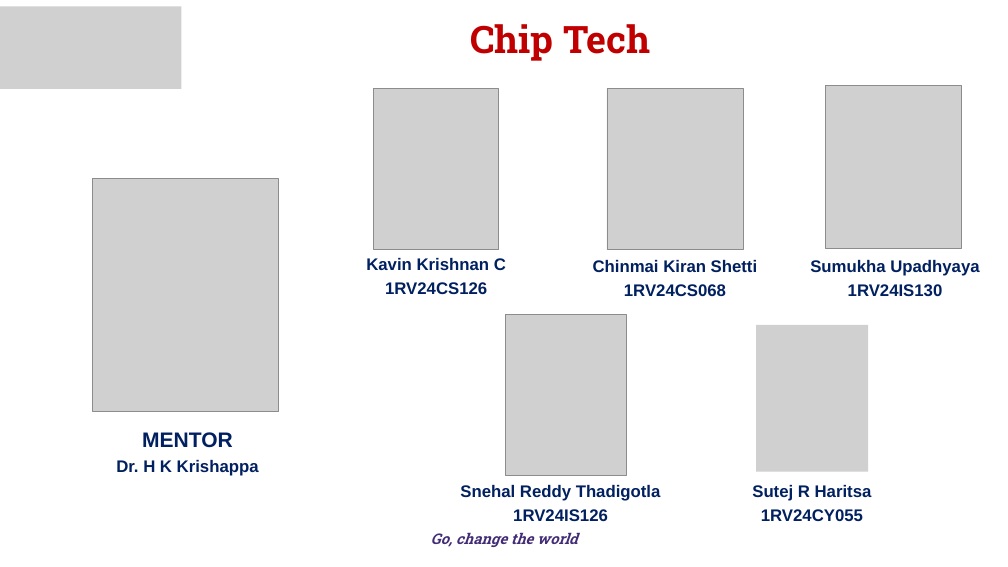
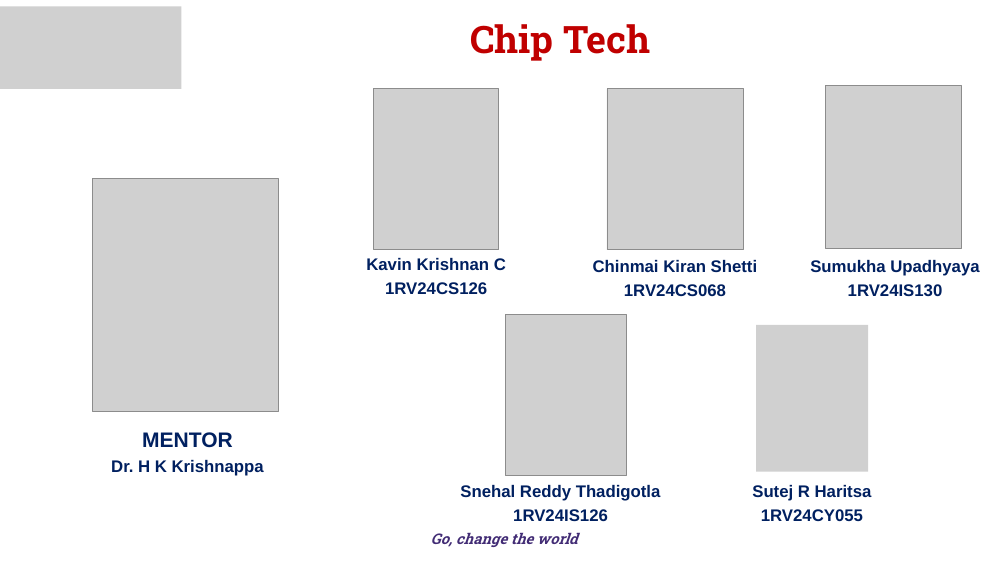
Before and after one commit to overclocked-2124/ChipCheck, a slide deck: slide 2 of docs/presentation/AI-Driven Adaptive Physical Testing for Embedded Systems - Phase 2.pptx. Drawn at 1008x567 pixels with LibreOffice and Linux fonts; fonts in the diff are those of the drawing; grey boxes stand for pictures; background and template pictures are left out. Boxes give left, top, right and bottom in pixels: in the first picture for what was removed or moved away, otherwise in the second. Text is boxed around its words. In the diff, an @@ line names an element or a change of style, - is before the commit and + after.

```diff
--- a/docs/presentation/AI-Driven Adaptive Physical Testing for Embedded Systems - Phase 2.pptx
+++ b/docs/presentation/AI-Driven Adaptive Physical Testing for Embedded Systems - Phase 2.pptx
@@ text at (x1=111, y1=460, x2=264, y2=476): text changed @@
-Dr. H K Krishappa
+Dr. H K Krishnappa
```
Also in this commit, not shown: 3 other files.
